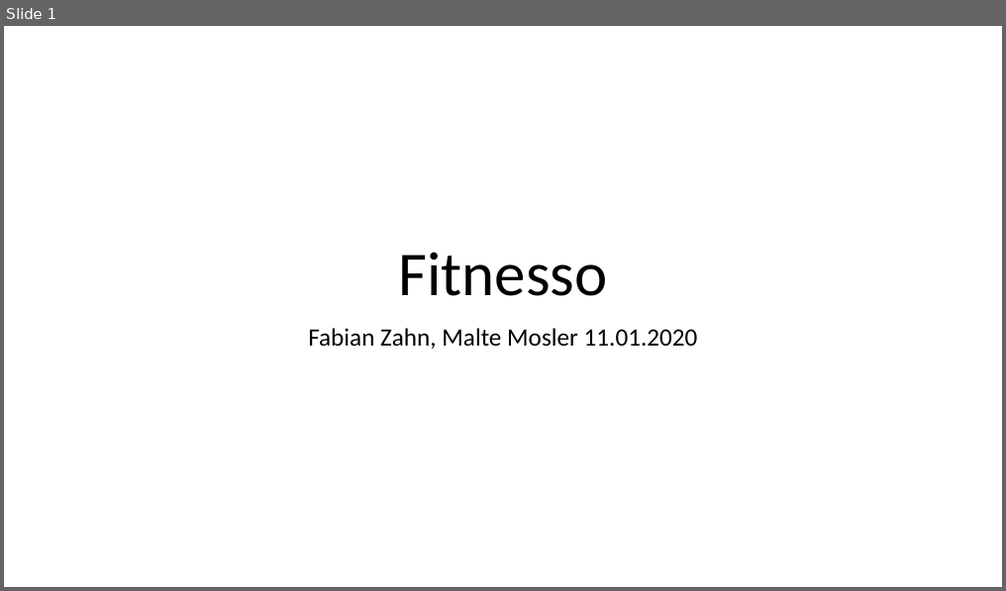
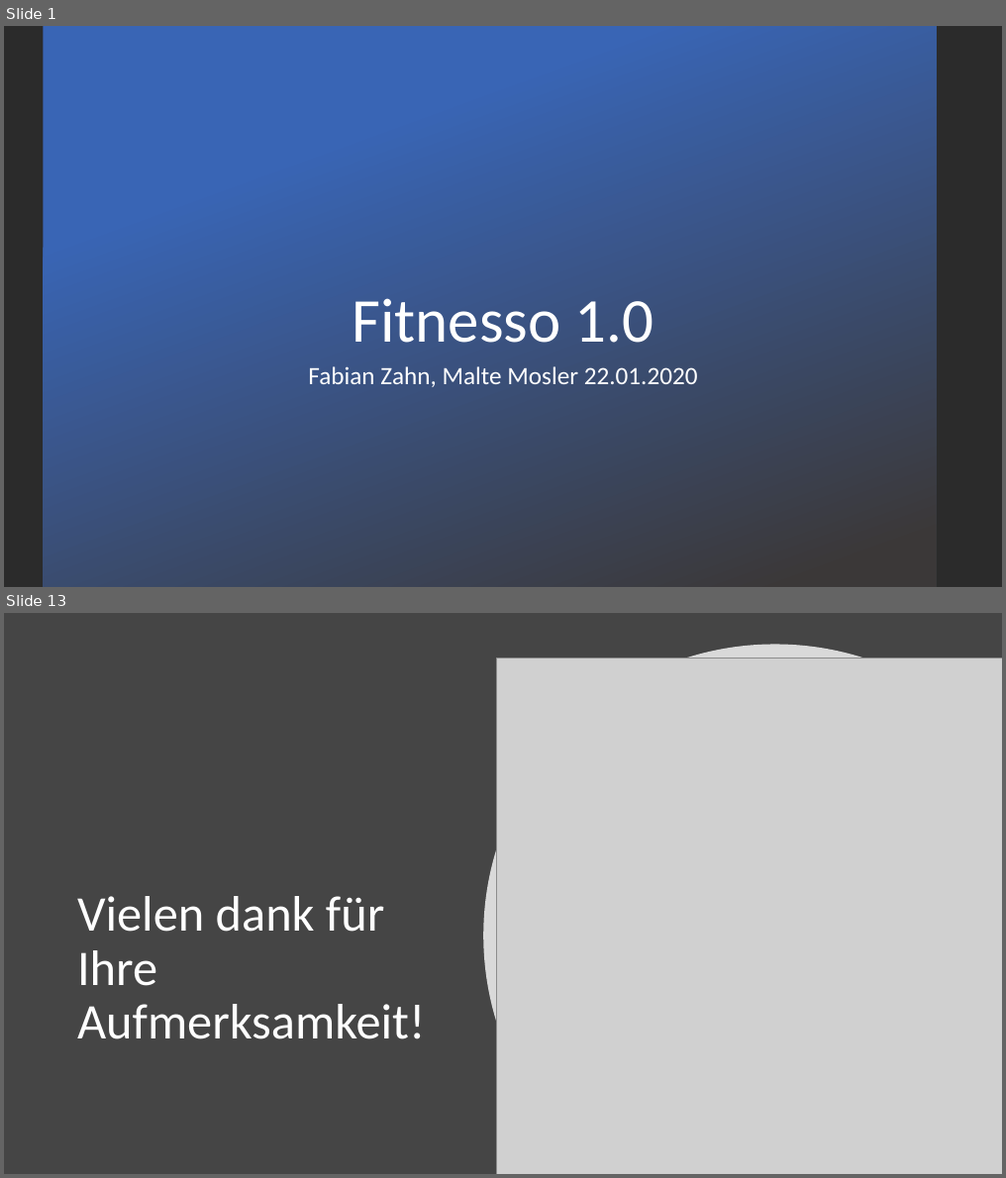
Before and after one commit to maltemosler/Fitnesso, a slide deck: Kommentare/PPP/PPP-Fitnesso.pptx. Shown one above the other, each under a label of ours: slide 1 before the commit, slides 1 and 13 after it; the slides between them are not shown. The pictures are 1006x591 and 1006x1178 pixels, drawn with LibreOffice and Linux fonts; fonts in the diff are those of the drawing; grey boxes stand for pictures; background and template pictures are left out; a plain dark background stands for a picture behind light text. Boxes give left, top, right and bottom in pixels: in the first picture for what was removed or moved away, otherwise in the second. Text is boxed around its words. In the diff, an @@ line names an element or a change of style, - is before the commit and + after.

```diff
--- a/Kommentare/PPP/PPP-Fitnesso.pptx
+++ b/Kommentare/PPP/PPP-Fitnesso.pptx
@@ slide 13 added at bbox=[4, 613, 1002, 1174], background #454545 @@
@@ freeform shape added at bbox=[484, 645, 1002, 1174], fill #FFFFFF at 80% opacity @@
@@ picture added at bbox=[497, 658, 1002, 1174] @@
@@ title added at bbox=[77, 896, 425, 1040], 48 pt, text #FFFFFF @@
+Vielen dank für Ihre Aufmerksamkeit!
@@ slide 1 changed as well @@
@@ background #FFFFFF to picture (left out) @@
@@ rectangle added at bbox=[43, 26, 936, 587], fill gradient #3965B5 to #3B3838 @@
@@ title at bbox=[351, 298, 654, 343]: text changed; text colour #000000 to #FFFFFF @@
-Fitnesso
+Fitnesso 1.0
@@ subtitle at bbox=[308, 367, 698, 387]: text changed; text colour #000000 to #FFFFFF @@
-Fabian Zahn, Malte Mosler 11.01.2020
+Fabian Zahn, Malte Mosler 22.01.2020
```
Also in this commit, not shown: 11 other slides added, 14 other files.
